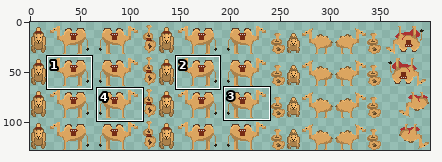
Pixel-art file: sprites/animals/camel.aseprite. The picture above shows the old version from afar; the outline marks the close-up.
Close-up. Before:
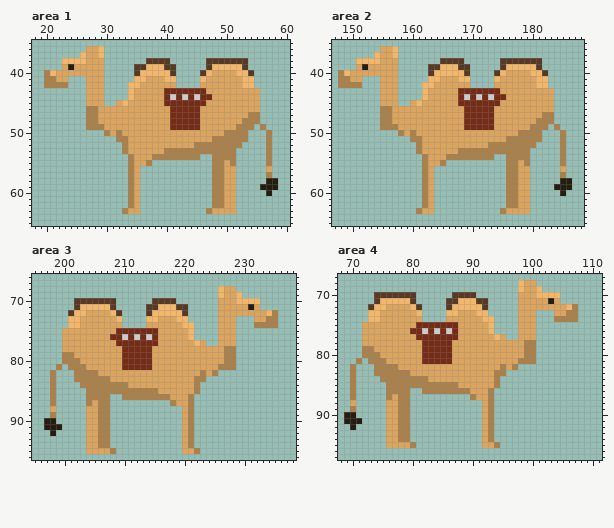
400x128 pixels, 1 frame. Colours within 5 levels of each other are drawn and written as one. Shown: area 1: x 18..60, y 35..65; area 2: x 147..188, y 35..65; area 3: x 195..238, y 66..96; area 4: x 68..111, y 67..97. The commit also changed other parts of the picture, which this record leaves out.
After the commit:
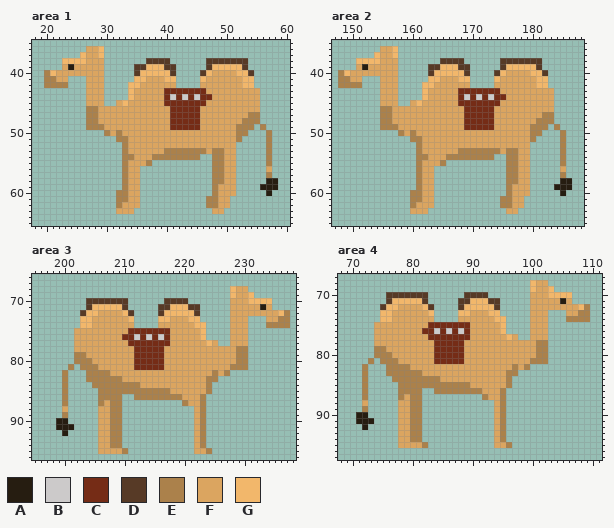
Palette (. is transparent): A #261d11  B #cccaca  C #752c16  D #573a26  E #ab814b  F #dba560  G #f2b76b
Edits made:
--- area 1
@@ x 30..55 @@
 49 FFFFFFFFFFFCCCCCFFFFFFEEE.
-50 EFEFFFFFFFFFFFFFFFFFEEEE..
-51 ..EEFFFFFFFFFFFFFFEEEEEE..
-52 ...EFFFFFFFFFFFEEEEEEEE...
-53 ...EFFFFFFEEEEEEEEEEEE....
-54 ....EFFFEEEEEEEE..EEEE....
-55 ....EFFE..........EEFE....
-56 ....EF............EEFF....
-57 ....EF............EEFF....
-58 ....EF............EEFF....
-59 ....EF............EEFF....
-60 ....EF............EEFF....
-61 ....EF............EEFF....
-62 ....EF............EEFF....
-63 ...EFF...........EFFFF....
+50 EFEFFFFFFFFFFFFFFFFFFFEE..
+51 ..EEFFFFFFFFFFFFFFFFFFE...
+52 ...EFFFFFFFFFFFFFFFFFF....
+53 ...EFFFFFFEEEEEEEFEEFF....
+54 ...EEFFFEEEEEEEE..EEFF....
+55 ...EFFFE..........EEFF....
+56 ...EFF............EEFF....
+57 ...EFF............EEFF....
+58 ...EFF............EEFF....
+59 ...EFF............EFFF....
+60 ..EEFF............EFFF....
+61 ..EEFF...........EEFF.....
+62 ..EFFF...........EEFF.....
+63 ..FFF.............FF......
 64 ..........................
--- area 2
@@ x 158..183 @@
 49 FFFFFFFFFFFCCCCCFFFFFFEEE.
-50 EFEFFFFFFFFFFFFFFFFFEEEE..
-51 ..EEFFFFFFFFFFFFFFEEEEEE..
-52 ...EFFFFFFFFFFFEEEEEEEE...
-53 ...EFFFFFFEEEEEEEEEEEE....
-54 ....EFFFEEEEEEEE..EEEE....
-55 ....EFFE..........EEFE....
-56 ....EF............EEFF....
-57 ....EF............EEFF....
-58 ....EF............EEFF....
-59 ....EF............EEFF....
-60 ....EF............EEFF....
-61 ....EF............EEFF....
-62 ....EF............EEFF....
-63 ...EFF...........EFFFF....
+50 EFEFFFFFFFFFFFFFFFFFFFEE..
+51 ..EEFFFFFFFFFFFFFFFFFFE...
+52 ...EFFFFFFFFFFFFFFFFFF....
+53 ...EFFFFFFEEEEEEEFEEFF....
+54 ...EEFFFEEEEEEEE..EEFF....
+55 ...EFFFE..........EEFF....
+56 ...EFF............EEFF....
+57 ...EFF............EEFF....
+58 ...EFF............EEFF....
+59 ...EFF............EFFF....
+60 ..EEFF............EFFF....
+61 ..EEFF...........EEFF.....
+62 ..EFFF...........EEFF.....
+63 ..FFF.............FF......
 64 ..........................
--- area 3
@@ x 195..238 @@
 67 ............................................
-68 ...............................GFF..........
-69 ...............................GFFG.........
-70 .......DDDDDDD......DDDD.......FFFGGGG......
-71 .......DGGGGGD.....DDGGGDD.....FFFFFAF......
-72 ......DGGFFFFGD....DGGGGGD.....FFFFFFFFGE...
-73 ......GGFFFFFFG....GGFFFGG.....FFF...FFEE...
-74 ......GGFFFFFFF....FFFFFFGG....FFF...EEEE...
-75 .....FFFFFFFFFCCCCCCCFFFFFG....FFF..........
-76 .....FFFFFFFFCCBCBCBCFFFFFG....FFF..........
-77 .....FFFFFFFFFCCCCCCCFFFFFFGF..FFF..........
-78 .....FFFFFFFFFFCCCCCFFFFFFFFFFFFEE..........
-79 .....EEFFFFFFFFCCCCCFFFFFFFFFFFFEE..........
-80 .....EEEFFFFFFFCCCCCFFFFFFFFFFFFEE..........
-81 ....E.EEEFFFFFFCCCCCFFFFFFFFFFFEEE..........
-82 ...E...EEEEFFFFFFFFFFFFFFFFFEFE.............
-83 ...E...EEEEEEFFFFFFFFFFFFFFEE...............
-84 ...E....EEEEEEEEFFFFFFFFFFFE................
-85 ...E.....EEEEEEEEEEEEFFFFFFE................
-86 ...E.....EEEE..EEEEEEEEFFFE.................
-87 ...E.....EFEE..........EFFE.................
-88 ...F.....FFEE............FE.................
-89 ...E.....FFEE............FE.................
-90 ..AA.....FFEE............FE.................
-91 ..AAA....FFEE............FE.................
-92 ...A.....FFEE............FE.................
-93 .........FFEE............FE.................
-94 .........FFEE............FE.................
-95 .........FFFFE...........FFE................
+68 .................................GFF........
+69 .................................GFFG.......
+70 .........DDDDDDD......DDDD.......FFFGGGG....
+71 .........DGGGGGD.....DDGGGDD.....FFFFFAF....
+72 ........DGGFFFFGD....DGGGGGD.....FFFFFFFFGE.
+73 ........GGFFFFFFG....GGFFFGG.....FFF...FFEE.
+74 ........GGFFFFFFF....FFFFFFGG....FFF...EEEE.
+75 .......FFFFFFFFFCCCCCCCFFFFFG....FFF........
+76 .......FFFFFFFFCCBCBCBCFFFFFG....FFF........
+77 .......FFFFFFFFFCCCCCCCFFFFFFGF..FFF........
+78 .......FFFFFFFFFFCCCCCFFFFFFFFFFFFEE........
+79 .......EEFFFFFFFFCCCCCFFFFFFFFFFFFEE........
+80 .......EEEFFFFFFFCCCCCFFFFFFFFFFFFEE........
+81 ......E.EEEFFFFFFCCCCCFFFFFFFFFFFEEE........
+82 .....E...EEEEFFFFFFFFFFFFFFFFFEFE...........
+83 .....E...EEEEEEFFFFFFFFFFFFFFEE.............
+84 .....E....EEEEEEEEFFFFFFFFFFFE..............
+85 .....E.....EEEEEEEEEEEEFFFFFFE..............
+86 .....E.....EEEE..EEEEEEEEFFFE...............
+87 .....E.....EFEE..........EFFE...............
+88 .....F.....FFEE............FE...............
+89 .....E.....FFEE............FE...............
+90 ....AA.....FFEE............FE...............
+91 ....AAA....FFEE............FE...............
+92 .....A.....FFEE............FE...............
+93 ...........FFEE............FE...............
+94 ...........FFEE............FE...............
+95 ...........FFFFE...........FFE..............
 96 ............................................
--- area 4
@@ x 68..111 @@
 67 ............................................
-68 ..............................GFF...........
-69 ..............................GFFG..........
-70 ......DDDDDDD......DDDD.......FFFGGGG.......
-71 ......DGGGGGD.....DDGGGDD.....FFFFFAF.......
-72 .....DGGFFFFGD....DGGGGGD.....FFFFFFFFGE....
-73 .....GGFFFFFFG....GGFFFGG.....FFF...FFEE....
-74 .....GGFFFFFFF....FFFFFFGG....FFF...EEEE....
-75 ....FFFFFFFFFCCCCCCCFFFFFG....FFF...........
-76 ....FFFFFFFFCCBCBCBCFFFFFG....FFF...........
-77 ....FFFFFFFFFCCCCCCCFFFFFFGF..FFF...........
-78 ....FFFFFFFFFFCCCCCFFFFFFFFFFFFEE...........
-79 ....EEFFFFFFFFCCCCCFFFFFFFFFFFFEE...........
-80 ....EEEFFFFFFFCCCCCFFFFFFFFFFFFEE...........
-81 ...E.EEEFFFFFFCCCCCFFFFFFFFFFFEEE...........
-82 ..E...EEEEFFFFFFFFFFFFFFFFFEFE..............
-83 ..E...EEEEEEFFFFFFFFFFFFFFEE................
-84 ..E....EEEEEEEEFFFFFFFFFFFE.................
-85 ..E.....EEEEEEEEEEEEFFFFFFE.................
-86 ..E.....EEEE..EEEEEEEEFFFE..................
-87 ..E.....EFEE..........EFFE..................
-88 ..F.....FFEE............FE..................
-89 ..E.....FFEE............FE..................
-90 .AA.....FFEE............FE..................
-91 .AAA....FFEE............FE..................
-92 ..A.....FFEE............FE..................
-93 ........FFEE............FE..................
-94 ........FFEE............FE..................
-95 ........FFFFE...........FFE.................
+68 ................................GFF.........
+69 ................................GFFG........
+70 ........DDDDDDD......DDDD.......FFFGGGG.....
+71 ........DGGGGGD.....DDGGGDD.....FFFFFAF.....
+72 .......DGGFFFFGD....DGGGGGD.....FFFFFFFFGE..
+73 .......GGFFFFFFG....GGFFFGG.....FFF...FFEE..
+74 .......GGFFFFFFF....FFFFFFGG....FFF...EEEE..
+75 ......FFFFFFFFFCCCCCCCFFFFFG....FFF.........
+76 ......FFFFFFFFCCBCBCBCFFFFFG....FFF.........
+77 ......FFFFFFFFFCCCCCCCFFFFFFGF..FFF.........
+78 ......FFFFFFFFFFCCCCCFFFFFFFFFFFFEE.........
+79 ......EEFFFFFFFFCCCCCFFFFFFFFFFFFEE.........
+80 ......EEEFFFFFFFCCCCCFFFFFFFFFFFFEE.........
+81 .....E.EEEFFFFFFCCCCCFFFFFFFFFFFEEE.........
+82 ....E...EEEEFFFFFFFFFFFFFFFFFEFE............
+83 ....E...EEEEEEFFFFFFFFFFFFFFEE..............
+84 ....E....EEEEEEEEFFFFFFFFFFFE...............
+85 ....E.....EEEEEEEEEEEEFFFFFFE...............
+86 ....E.....EEEE..EEEEEEEEFFFE................
+87 ....E.....EFEE..........EFFE................
+88 ....F.....FFEE............FE................
+89 ....E.....FFEE............FE................
+90 ...AA.....FFEE............FE................
+91 ...AAA....FFEE............FE................
+92 ....A.....FFEE............FE................
+93 ..........FFEE............FE................
+94 ..........FFEE............FE................
+95 ..........FFFFE...........FFE...............
 96 ............................................
Boxes around the changes in both close-ups, in picture pixels (x1, y1, x2, y2):
changed: (194, 130, 248, 166)
changed: (116, 154, 140, 214)
changed: (206, 184, 236, 214)
changed: (488, 130, 542, 166)
changed: (410, 154, 434, 214)
changed: (500, 184, 530, 214)
changed: (44, 286, 290, 454)
changed: (344, 280, 590, 448)
